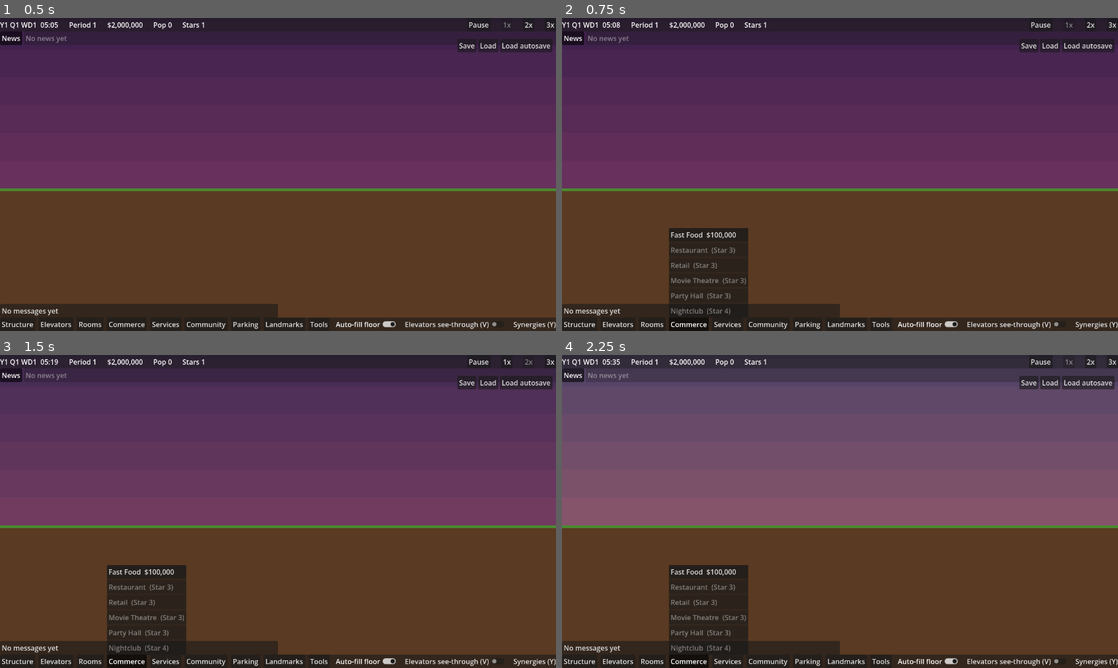
Above: before the commit, frames 1-4 (two rows, left to right).
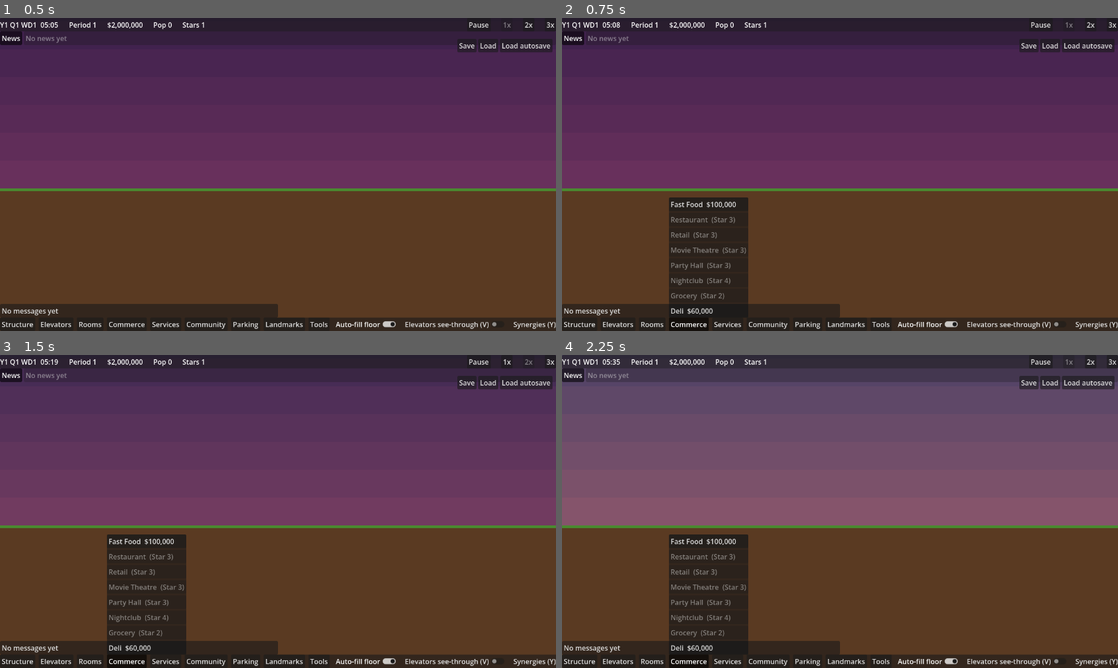
Above: after the commit, the same moments.

Repository: evidencelacking/TowerGame
Game: Godot game, scene res://scenes/main.tscn
Same seed, same stepped clock (60 frames per second), same inputs: the game is played once before the commit and once after it.
Inputs:
- Up to frame 1 (0.5 s): no input
- Up to frame 2 (0.75 s): click "Commerce" at 0.5 s
- Up to frame 3 (1.5 s): click "2x" at 1.25 s
- Up to frame 4 (2.25 s): click "1x" at 2 s

Frame 1 is identical in both runs. In frame 2, 2.0% of the frame differs, in the area x 19-34%, y 57-96%; in frame 3, 2.0%; in frame 4, 2.0%.

Commit message:
Everyday shops: grocery for residents, deli open early and late, no-grocery complaint (refs #322)
Co-Authored-By: Claude Sonnet 5.5 <noreply@anthropic.com>

Diff:
--- a/scripts/sim/commerce.gd
+++ b/scripts/sim/commerce.gd
@@ -74,6 +74,12 @@
 	[DECK_AFTERNOON, DECK_WINDOW, DECK_PERCENT, "observation_deck"],
 	[DECK_SUNSET, DECK_WINDOW, DECK_SUNSET_PERCENT, "observation_deck"],
 	[DECK_NIGHT, DECK_WINDOW, DECK_NIGHT_PERCENT, "observation_deck"],
+	[DELI_BREAKFAST, DELI_BREAKFAST_WINDOW, DELI_BREAKFAST_PERCENT, "deli"],
+	[GROCERY_MORNING, GROCERY_MORNING_WINDOW, GROCERY_MORNING_PERCENT, "grocery"],
+	[DELI_MORNING, DELI_BREAK_WINDOW, DELI_MORNING_PERCENT, "deli"],
+	[DELI_AFTERNOON, DELI_BREAK_WINDOW, DELI_AFTERNOON_PERCENT, "deli"],
+	[GROCERY_EVENING, GROCERY_EVENING_WINDOW, GROCERY_EVENING_PERCENT, "grocery"],
+	[DELI_LATE, DELI_LATE_WINDOW, DELI_LATE_PERCENT, "deli"],
 ]
 
 ## Our own kinds (M13, #291), all unverified tunables. A gym is busy before work, at the break and
@@ -122,6 +128,26 @@
 const DECK_PERCENT := 3
 const DECK_SUNSET_PERCENT := 8
 const DECK_NIGHT_PERCENT := 6
+## Everyday shops (#322, our own design, unverified). A grocery serves residents (people whose home is a condo or a hotel
+## room) in a morning and an after-work wave; a deli is for everyone: breakfast, two breaks and a late snack.
+const GROCERY_MORNING := 480  ## 08:00.
+const GROCERY_MORNING_WINDOW := 90
+const GROCERY_MORNING_PERCENT := 6
+const GROCERY_EVENING := 1050  ## 17:30.
+const GROCERY_EVENING_WINDOW := 120
+const GROCERY_EVENING_PERCENT := 20
+const DELI_BREAKFAST := 390  ## 06:30.
+const DELI_BREAKFAST_WINDOW := 60
+const DELI_BREAKFAST_PERCENT := 10
+const DELI_MORNING := 630  ## 10:30.
+const DELI_MORNING_PERCENT := 8
+const DELI_AFTERNOON := 900  ## 15:00.
+const DELI_AFTERNOON_PERCENT := 6
+const DELI_BREAK_WINDOW := 30
+const DELI_LATE := 1320  ## 22:00.
+const DELI_LATE_WINDOW := 60
+const DELI_LATE_PERCENT := 5
+const WHO_RESIDENTS := "residents"
 const WHO_ADULTS := "adults"
 const WHO_ALL := "all"
 const WHO_CHILDREN := "children"
@@ -216,6 +242,18 @@
 		"tiers": [[0, -2000], [20, 3000], [40, 6000], [80, 10000]],
 		"food": ["Telescopes", "City view", "Sunset deck", "Night skyline", "Photo spot"],
 	},
+	# Grocery (#322): 30 places, 20 minute shops, residents only; the 3 staff make an empty day lose $3,000.
+	"grocery": {
+		"seats": 30, "linger_minutes": 20, "grade_cap": 40, "grade_a": 30, "grade_b": 15, "who": WHO_RESIDENTS,
+		"tiers": [[0, -3000], [15, 2500], [30, 5000], [60, 8000]],
+		"food": ["Fresh produce", "Dairy", "Bakery", "Frozen", "Household"],
+	},
+	# Deli (#322): 10 places, 10 minute stops, everyone; the 1 staff make an empty day lose $1,000.
+	"deli": {
+		"seats": 10, "linger_minutes": 10, "grade_cap": 30, "grade_a": 20, "grade_b": 10,
+		"tiers": [[0, -1000], [10, 1200], [20, 2500], [40, 4000]],
+		"food": ["Breakfast rolls", "Sandwiches", "Coffee", "Snacks", "Newspapers"],
+	},
 	# Clinic (#291): 6 consulting seats, 20 minute visits; only the unwell (low mood) come.
 	"clinic": {
 		"seats": 6, "linger_minutes": 20, "grade_cap": 20, "grade_a": 16, "grade_b": 8, "who": WHO_LOW_MOOD,
@@ -405,6 +443,8 @@
 		if who == WHO_LOW_MOOD and people.mood_of(i) >= CLINIC_MOOD_BELOW:
 			continue
 		var home := people.home_of(i)
+		if who == WHO_RESIDENTS and not (home != PeopleScript.NONE and rooms.has_room(home) and (rooms.kind_of(home) == "condo" or HotelScript.is_hotel_kind(rooms.kind_of(home)))):
+			continue
 		var guest := kind == "restaurant" and home != PeopleScript.NONE and rooms.has_room(home) and HotelScript.is_hotel_kind(rooms.kind_of(home))
 		if rng.next_below(100) >= (GUEST_PERCENT if guest else percent):
 			continue
--- a/scripts/sim/complaints.gd
+++ b/scripts/sim/complaints.gd
@@ -30,11 +30,14 @@
 const DISTANCE := 2
 const RENT := 3
 const UNREACHED := 4
+const NO_GROCERY := 5
 
 ## Priority order of the reasons: first match is the main one.
-const PRIORITY: Array[int] = [NOISE, DISTANCE, RENT, UNREACHED]
+const PRIORITY: Array[int] = [NOISE, DISTANCE, RENT, UNREACHED, NO_GROCERY]
 
 const NOISE_FROM := 3  ## Noise level at or above this is a complaint (unverified, tunable).
+## A tower with this many condos and no grocery store gives every condo a complaint (#322, our own design, tunable).
+const GROCERY_NEEDED_FROM := 10
 const DISTANCE_FROM := PeopleScript.UNEASY_FROM  ## Travel stress at or above this is a complaint (unverified, tunable).
 
 var _grades: GradesScript
@@ -74,7 +77,21 @@
 			return _rent.stress_offset(_rooms, room) > 0
 		UNREACHED:
 			return hotel != null and hotel.unreached(room)
+		NO_GROCERY:
+			return _rooms.kind_of(room) == "condo" and lacks_grocery()
 	return false
+
+
+## True when the tower has enough condos to want a grocery store and has none.
+func lacks_grocery() -> bool:
+	var condos := 0
+	for id in _rooms.room_ids():
+		var kind := _rooms.kind_of(id)
+		if kind == "grocery":
+			return false
+		if kind == "condo":
+			condos += 1
+	return condos >= GROCERY_NEEDED_FROM
 
 
 ## Every reason that applies, most important first. Empty for a content or ungraded room.
@@ -103,4 +120,6 @@
 			return "Rent too high"
 		UNREACHED:
 			return "Guests could not reach the room"
+		NO_GROCERY:
+			return "No grocery store in the tower"
 	return ""
--- a/scripts/sim/names.gd
+++ b/scripts/sim/names.gd
@@ -46,6 +46,8 @@
 	"gym": [["Desk Attendant", "Trainee Coach"], ["Personal Trainer", "Coach", "Instructor"], ["Head Coach", "Gym Manager"]],
 	"daycare": [["Helper", "Trainee Carer"], ["Childminder", "Nursery Nurse", "Play Leader"], ["Head Carer", "Nursery Manager"]],
 	"nightclub": [["Cloakroom Attendant", "Glass Collector"], ["Barman", "Bouncer", "DJ"], ["Head Barman", "Club Manager"]],
+	"grocery": [["Shelf Stocker", "Bagger"], ["Cashier", "Produce Clerk"], ["Store Manager", "Head Grocer"]],
+	"deli": [["Counter Hand", "Dishwasher"], ["Sandwich Maker", "Deli Clerk"], ["Deli Owner", "Head Counter"]],
 	"observation_deck": [["Ticket Clerk", "Telescope Attendant"], ["Guide", "Deck Host"], ["Deck Manager", "Head of Visitor Experience"]],
 	"coworking": [["Front Desk Assistant", "Trainee Host"], ["Community Host", "Events Coordinator"], ["Space Manager", "Head of Community"]],
 	"clinic": [["Receptionist", "Trainee Nurse"], ["Nurse", "GP", "Physiotherapist"], ["Senior GP", "Practice Manager"]],
--- a/scripts/sim/noise.gd
+++ b/scripts/sim/noise.gd
@@ -20,7 +20,7 @@
 ## Noise a source makes right beside a room (distance 0). Offices, commercial, communal.
 const SOURCES: Dictionary = {
 	"office": 3, "fast_food": 4, "restaurant": 5, "retail": 3,
-	"movie_theatre": 6, "party_hall": 8, "nightclub": 9,
+	"movie_theatre": 6, "party_hall": 8, "nightclub": 9, "deli": 2,
 }
 ## Kinds that can be disturbed: residential and hotel rooms.
 const SENSITIVE: Array[String] = ["condo", "hotel_single", "hotel_twin", "hotel_suite"]
--- a/scripts/sim/room_catalogue.gd
+++ b/scripts/sim/room_catalogue.gd
@@ -63,6 +63,7 @@
 	"express_shaft", "express_car", "hotel_twin", "hotel_suite", "restaurant", "retail",
 	"movie_theatre", "party_hall", "medical", "recycling", "parking_ramp", "parking_space",
 	"metro", "cathedral", "gym", "daycare", "clinic", "nightclub", "coworking", "observation_deck",
+	"grocery", "deli",
 ]
 
 const _ROWS: Dictionary = {
@@ -178,6 +179,13 @@
 	"observation_deck": {"upkeep": 6000, "staff": 2, "width": 32, "height": 1, "cost": 800000, "per_unit": false, "star": 4,
 		"removable": true, "placement": PLACE_ABOVE_GROUND, "limit": 0,
 		"limit_group": "", "limit_scope": "tower"},
+	# Everyday shops (#322, our own design). A grocery serves the tower's households; a deli is the small early-and-late shop.
+	"grocery": {"staff": 3, "width": 20, "height": 1, "cost": 180000, "per_unit": false, "star": 2,
+		"removable": true, "placement": PLACE_ANYWHERE, "limit": 0,
+		"limit_group": "", "limit_scope": "tower"},
+	"deli": {"staff": 1, "width": 8, "height": 1, "cost": 60000, "per_unit": false, "star": 1,
+		"removable": true, "placement": PLACE_ANYWHERE, "limit": 0,
+		"limit_group": "", "limit_scope": "tower"},
 }
 
 
--- a/scripts/sim/rooms.gd
+++ b/scripts/sim/rooms.gd
@@ -92,7 +92,7 @@
 const CARS_BY_STAR: Array[int] = [2, 4, 8, 8, 8]
 const SHAFT_FLOOR_LIMIT := 30  ## Local and service shafts span at most this many floors (I, K).
 
-const PLACEABLE: Array[String] = ["office", "condo", "fast_f …(201 unchanged characters)… "coworking", "metro", "observation_deck"]
+const PLACEABLE: Array[String] = ["office", "condo", "fast_f …(201 unchanged characters)… "coworking", "metro", "observation_deck", "grocery", "deli"]
 ## Rooms two floors tall. Their grid run is on the lower (deeper) floor under the room's id, and the
 ## upper floor is a second grid occupant under id + 1 that is not a room of its own (see room_of).
 const TALL_KINDS: Array[String] = ["recycling"]
--- a/scripts/sim/synergy.gd
+++ b/scripts/sim/synergy.gd
@@ -57,6 +57,7 @@
 	["observation_deck", "hotel_single", MOOD, 3, 10, ANY],
 	["observation_deck", "hotel_twin", MOOD, 3, 10, ANY],
 	["observation_deck", "hotel_suite", MOOD, 3, 10, ANY],
+	["grocery", "condo", MOOD, 3, 6, ANY],
 	["nightclub", "condo", MOOD, -6, 2, ANY],
 	["nightclub", "hotel_single", MOOD, -6, 2, ANY],
 	["nightclub", "hotel_twin", MOOD, -6, 2, ANY],
--- a/scripts/view/recipes_batch_3.gd
+++ b/scripts/view/recipes_batch_3.gd
@@ -79,4 +79,27 @@
 			"spots": [[14, 28]]}],
 		"spots": [[-10, 28, "r"]],
 	}
+	# Grocery: rows of shelving with produce crates in front, a checkout counter at the back.
+	out["grocery"] = {
+		"hue": "shop", "look": "full",
+		"fixed": [
+			[-64, 20, 20, 10, "furn", "r"], [-62, 16, 16, 4, "gold", "r"], [-26, 22, 18, 8, "furn", "r"], [-24, 18, 14, 4, "lamp", "r"],
+		],
+		"repeats": [{"pad": 8, "every": 30, "lo": 0, "hi": 24, "reserve": 40, "shapes": [
+			[0, 8, 18, 2, "furn"], [0, 14, 18, 2, "furn"], [0, 20, 18, 2, "furn"], [2, 24, 4, 4, "green"], [8, 24, 4, 4, "red"], [14, 24, 4, 4, "gold"]],
+			"spots": [[10, 28]]}],
+		"spots": [[-40, 28, "r"]],
+	}
+	# Deli: a long counter with a glass case, hanging lamps and a menu board.
+	out["deli"] = {
+		"hue": "food", "look": "full",
+		"fixed": [
+			[-30, 21, 26, 9, "furn", "r"], [-29, 15, 24, 6, "white", "r"], [-28, 16, 22, 4, "lamp", "r"],
+			[-30, 5, 12, 6, "furn", "r"], [-14, 6, 8, 1, "gold", "r"], [-14, 8, 8, 1, "gold", "r"],
+		],
+		"repeats": [{"pad": 4, "every": 16, "lo": 0, "hi": 12, "reserve": 20, "shapes": [
+			[0, 8, 3, 18, "furn"], [4, 8, 3, 18, "furn"], [0, 14, 7, 2, "gold"], [0, 20, 7, 2, "gold"]],
+			"spots": [[3, 28]]}],
+		"spots": [[-18, 28, "r"]],
+	}
 	return out
--- a/scripts/view/room_info.gd
+++ b/scripts/view/room_info.gd
@@ -15,7 +15,7 @@
 ## Bar colours by grade: A blue, B yellow, C red (the three colours of the reference).
 const GRADE_COLORS: Array[Color] = [Color(0.25, 0.65, 0.95), Color(0.95, 0.80, 0.20), Color(0.85, 0.15, 0.15)]
 ## Kinds graded by customers (food and shops) rather than stress.
-const CUSTOMER_KINDS: Array[String] = ["restaurant", "fast_food", "retail", "gym", "daycare", "clinic", "nightclub", "coworking", "observation_deck"]
+const CUSTOMER_KINDS: Array[String] = ["restaurant", "fast_food", "retail", "gym", "daycare", "clinic", "nightclub", "coworking", "observation_deck", "grocery", "deli"]
 
 
 ## The floor number of a world-space y, or 0 if outside the tower.
--- a/scripts/view/room_look.gd
+++ b/scripts/view/room_look.gd
@@ -38,6 +38,8 @@
 const NIGHTCLUB_COLOR := Color(0.36, 0.20, 0.52)
 const COWORKING_COLOR := Color(0.86, 0.80, 0.62)
 const DECK_COLOR := Color(0.40, 0.66, 0.84)
+const GROCERY_COLOR := Color(0.52, 0.72, 0.42)
+const DELI_COLOR := Color(0.88, 0.70, 0.40)
 const RECYCLING_COLOR := Color(0.45, 0.65, 0.40)
 const IDLE_TINT := Color(0.52, 0.55, 0.50)
 const RUBBISH_COLOR := Color(0.45, 0.33, 0.20, 0.85)
@@ -52,7 +54,7 @@
 const SHADE := Color(0, 0, 0, 0.45)
 const INK := Color(0.10, 0.08, 0.08)
 
-const KINDS: Array[String] = ["hotel_single", "hotel_twin", "hotel_suite", "housekeeping", "fast_food", "restaurant", "retail", "security", "medical", "recycling", "parking_ramp", "parking_space", "gym", "daycare", "clinic", "nightclub", "coworking", "observation_deck"]
+const KINDS: Array[String] = ["hotel_single", "hotel_twin", "hotel_suite", "housekeeping", "fast_food", "restaurant", "retail", "security", "medical", "recycling", "parking_ramp", "parking_space", "gym", "daycare", "clinic", "nightclub", "coworking", "observation_deck", "grocery", "deli"]
 
 
 static func handles(kind: String) -> bool:
@@ -77,6 +79,8 @@
 		"nightclub": return NIGHTCLUB_COLOR
 		"coworking": return COWORKING_COLOR
 		"observation_deck": return DECK_COLOR
+		"grocery": return GROCERY_COLOR
+		"deli": return DELI_COLOR
 		"parking_ramp": return RAMP_COLOR
 		"parking_space": return SPACE_COLOR
 	return Color(0.85, 0.2, 0.85)
--- a/scripts/view/toolbar.gd
+++ b/scripts/view/toolbar.gd
@@ -19,7 +19,7 @@
 	["Structure", ["lobby", "floor", "stairs", "escalator"]],
 	["Elevators", ["local_shaft", "local_car", "service_shaft", "service_car", "express_shaft", "express_car"]],
 	["Rooms", ["office", "condo", "hotel_single", "hotel_twin", "hotel_suite", "coworking"]],
-	["Commerce", ["fast_food", "restaurant", "retail", "movie_theatre", "party_hall", "nightclub"]],
+	["Commerce", ["fast_food", "restaurant", "retail", "movie_theatre", "party_hall", "nightclub", "grocery", "deli"]],
 	["Services", ["housekeeping", "security", "medical", "recycling", "clinic"]],
 	["Community", ["gym", "daycare"]],
 	["Parking", ["parking_ramp", "parking_space"]],
--- /dev/null
+++ b/tests/test_everyday_shops.gd
@@ -0,0 +1,120 @@
+extends RefCounted
+## Everyday shops (#322, our own design): grocery and deli. Catalogue rows, who shops and when (the grocery serves
+## residents only, the deli everyone), the income tiers, the no-grocery complaint, the mood synergy and the settled
+## day. No reference values, so the numbers are the tunables posted on the issue.
+
+const TowerSim := preload("res://scripts/sim/tower.gd")
+const Commerce := preload("res://scripts/sim/commerce.gd")
+const Catalogue := preload("res://scripts/sim/room_catalogue.gd")
+const Names := preload("res://scripts/sim/names.gd")
+const Clock := preload("res://scripts/sim/clock.gd")
+const Rooms := preload("res://scripts/sim/rooms.gd")
+const People := preload("res://scripts/sim/people.gd")
+const Grades := preload("res://scripts/sim/grades.gd")
+const Synergy := preload("res://scripts/sim/synergy.gd")
+const Complaints := preload("res://scripts/sim/complaints.gd")
+const TestNewKinds := preload("res://tests/test_new_kinds.gd")
+
+const KINDS: Array[String] = ["grocery", "deli"]
+
+
+## Lobby on floors 1-2 (columns 100-299) and floor 3 above it: a grocery (if asked) at 100, a deli, then the condos,
+## joined to the lobby by stairs.
+static func _tower(condos: int, with_grocery: bool) -> TowerSim:
+	var t := TowerSim.new(42, 100000000)
+	t.floors.build_lobby(t.ledger, 0, 1, 100, 299, 2)
+	t.floors.fill_span(3, 100, 299)
+	var x := 100
+	var kinds: Array[String] = []
+	if with_grocery:
+		kinds.append("grocery")
+	kinds.append("deli")
+	for k in condos:
+		kinds.append("condo")
+	for kind: String in kinds:
+		var refusal := t.rooms.place_room(t.grid, t.floors, t.ledger, 0, Catalogue.IDS.find(kind), 3, x)
+		assert(refusal == 0, "%s places, refusal %d" % [kind, refusal])
+		x += int(Catalogue.field(kind, "width"))
+	t.rooms.place_stairs(t.grid, t.floors, t.ledger, 0, 1, 100)
+	t.rooms.place_stairs(t.grid, t.floors, t.ledger, 0, 2, 104)
+	return t
+
+
+## n people inside the tower, each living in the given room (or nowhere for NONE).
+static func _inside_at(t: TowerSim, n: int, home: int) -> void:
+	for k in n:
+		var id := t.people.add_person(home, People.NONE, t.rng)
+		t.people.start_trip(t.people.index_of(id), 600)
+
+
+static func _serve(t: TowerSim, kind: String, window: int) -> void:
+	t.commerce._serve(kind, window, 100, t.floors, t.rooms, t.grid, t.people, t.tenancy, t.rng, Clock.WD1, 600, t.life)
+
+
+static func run(check: Callable) -> void:
+	check.call(Catalogue.IDS.find("grocery") >= 0 and Catalogue.IDS.find("deli") == Catalogue.IDS.find("grocery") + 1, "everyday: grocery and deli are in the catalogue")
+	for kind: String in KINDS:
+		var row: Dictionary = Catalogue.row(kind)
+		check.call(not row.is_empty() and int(row["staff"]) >= 1 and int(row["cost"]) > 0 and int(row["width"]) >= 8, "%s: has cost, width and staff" % kind)
+		check.call(Rooms.PLACEABLE.has(kind), "%s is placeable" % kind)
+		check.call(Commerce.is_shop(kind) and Commerce.has_sales(kind), "%s trades like a shop and sells for its own income" % kind)
+		check.call(Names.TITLES.has(kind) and (Names.TITLES[kind] as Array).size() == 3, "%s has job titles for three age bands" % kind)
+		check.call(Commerce.food_of(kind, 0) != Commerce.food_of(kind, 1), "%s has several goods" % kind)
+		check.call(Commerce.income_for(kind, 0) < 0 and Commerce.income_for(kind, int(Commerce.PROFILES[kind]["grade_cap"])) > 0, "%s: empty loses money, full earns" % kind)
+	check.call(Catalogue.star("grocery") == 2 and Catalogue.star("deli") == 1, "everyday: the grocery is a star-2 kind, the deli star 1")
+	check.call(Catalogue.field("grocery", "width") > Catalogue.field("deli", "width") and Catalogue.cost("grocery") > Catalogue.cost("deli"), "everyday: the grocery is wider and dearer than the deli")
+	check.call(Commerce.income_for("grocery", 0) == -3000 and Commerce.income_for("deli", 0) == -1000, "everyday: an empty day loses the wages of 3 and 1 staff at $1,000")
+
+	# Hours: the deli is open early and late, the grocery morning and after work.
+	var deli_waves: Array[int] = []
+	var grocery_waves: Array[int] = []
+	var grocery_inside_day := true
+	for meal: Array in Commerce.MEALS:
+		if meal[3] == "deli":
+			deli_waves.append(meal[0])
+		if meal[3] == "grocery":
+			grocery_waves.append(meal[0])
+			grocery_inside_day = grocery_inside_day and meal[0] >= 360 and meal[0] + meal[1] <= 1320
+	check.call(deli_waves == [390, 630, 900, 1320], "deli: waves at 06:30, 10:30, 15:00 and 22:00 (%s)" % str(deli_waves))
+	check.call(grocery_waves == [480, 1050], "grocery: waves at 08:00 and 17:30 (%s)" % str(grocery_waves))
+	check.call(grocery_inside_day, "grocery: closed overnight")
+	check.call(Commerce.visitors_for("grocery", 5, Clock.WD1) == 0 and Commerce.visitors_for("deli", 5, Clock.WD1) == 0, "everyday: no outside visitors (these shops are for the tower's own people)")
+
+	# Residents only: of 40 people, 25 live in a condo and 15 live nowhere; only the 25 shop at the grocery.
+	var t := _tower(2, true)
+	var grocery := TestNewKinds._room(t, "grocery")
+	var deli := TestNewKinds._room(t, "deli")
+	var condo := TestNewKinds._room(t, "condo")
+	check.call(grocery >= 0 and deli >= 0 and condo >= 0, "everyday: grocery, deli and condo are placed")
+	_inside_at(t, 25, condo)
+	_inside_at(t, 15, People.NONE)
+	_serve(t, "grocery", Commerce.GROCERY_EVENING_WINDOW)
+	check.call(t.commerce.customers_today(grocery) == 25, "grocery: the 25 residents shop, the 15 others do not (%d)" % t.commerce.customers_today(grocery))
+	_serve(t, "deli", Commerce.DELI_LATE_WINDOW)
+	check.call(t.commerce.customers_today(deli) == 40, "deli: all 40 people stop by, residents and workers alike (%d)" % t.commerce.customers_today(deli))
+	check.call(t.commerce.customers_today(grocery) == 25, "deli: serves only the deli")
+	check.call(Commerce.seats_per_meal("grocery", Commerce.GROCERY_MORNING_WINDOW) == 120 and Commerce.seats_per_meal("deli", Commerce.DELI_BREAK_WINDOW) == 30, "everyday: seats per wave come from places, window and stay")
+
+	# The complaint: ten condos and no grocery complains; a grocery clears it; nine condos are too few.
+	var big := _tower(10, false)
+	check.call(big.complaint_reasons(TestNewKinds._room(big, "condo")).has(Complaints.NO_GROCERY), "complaints: ten condos and no grocery is a complaint")
+	check.call(Complaints.label(Complaints.NO_GROCERY) != "", "complaints: the missing grocery has words")
+	var fed := _tower(10, true)
+	check.call(not fed.complaint_reasons(TestNewKinds._room(fed, "condo")).has(Complaints.NO_GROCERY), "complaints: a grocery in the tower clears it")
+	var small := _tower(9, false)
+	check.call(not small.complaint_reasons(TestNewKinds._room(small, "condo")).has(Complaints.NO_GROCERY), "complaints: nine condos are too few to want one")
+	check.call(not big.complaint_reasons(TestNewKinds._room(big, "deli")).has(Complaints.NO_GROCERY), "complaints: only condos complain")
+
+	# The synergy: a grocery within six floors lifts a condo's mood by 3; none, no change.
+	var near := Synergy.mood_delta("condo", t.grid.run_of(condo), Synergy.others_of(t.grid, t.rooms))
+	check.call(near == 3, "grocery: a condo next to it gains 3 mood (%d)" % near)
+	var bare := _tower(2, false)
+	var bare_delta := Synergy.mood_delta("condo", bare.grid.run_of(TestNewKinds._room(bare, "condo")), Synergy.others_of(bare.grid, bare.rooms))
+	check.call(bare_delta == 0, "grocery: no grocery, no lift (%d)" % bare_delta)
+
+	# The settled day: 25 customers is a B (A needs 30), and a new day starts from zero.
+	t.commerce._settle(t.floors, t.rooms, t.grid, t.tenancy, t.ledger, t.messages, 0)
+	check.call(t.commerce.customers_last_day(grocery) == 25 and t.commerce.grade(t.rooms, grocery) == Grades.GRADE_B, "grocery: 25 customers settle as a B")
+	check.call(t.commerce.customers_last_day(deli) == 40 and t.commerce.grade(t.rooms, deli) == Grades.GRADE_A, "deli: 40 customers settle as an A")
+	check.call(t.commerce.customers_today(grocery) == 0, "everyday: a settled day starts a new count")
+	check.call(Commerce.valid_ints(t.commerce.state_ints()), "everyday: the saved state still validates")
--- a/tests/test_new_kinds.gd
+++ b/tests/test_new_kinds.gd
@@ -57,7 +57,7 @@
 
 static func run(check: Callable) -> void:
 	# Catalogue rows: our own numbers, kept in a sensible order against the existing kinds.
-	check.call(Catalogue.IDS.size() == 34 and Catalogue.IDS.find("gym") == 28 and Catalogue.IDS.find("daycare") == 29 and Catalogue.IDS.find("clinic") == 30, "kinds: gym, daycare and clinic follow the cathedral")
+	check.call(Catalogue.IDS.size() >= 34 and Catalogue.IDS.find("gym") == 28 and Catalogue.IDS.find("daycare") == 29 and Catalogue.IDS.find("clinic") == 30, "kinds: gym, daycare and clinic follow the cathedral")
 	for kind: String in KINDS:
 		var row: Dictionary = Catalogue.row(kind)
 		check.call(not row.is_empty() and int(row["staff"]) >= 3 and int(row["cost"]) > 0 and int(row["width"]) >= 8, "%s: has cost, width and staff" % kind)
--- a/tests/test_new_kinds_2.gd
+++ b/tests/test_new_kinds_2.gd
@@ -39,7 +39,7 @@
 
 
 static func run(check: Callable) -> void:
-	check.call(Catalogue.IDS.size() == 34 and Catalogue.IDS.find("nightclub") == 31 and Catalogue.IDS.find("coworking") == 32, "kinds 2: nightclub and co-working follow the clinic")
+	check.call(Catalogue.IDS.size() >= 34 and Catalogue.IDS.find("nightclub") == 31 and Catalogue.IDS.find("coworking") == 32, "kinds 2: nightclub and co-working follow the clinic")
 	for kind: String in KINDS:
 		var row: Dictionary = Catalogue.row(kind)
 		check.call(not row.is_empty() and int(row["staff"]) >= 2 and int(row["cost"]) > 0 and int(row["width"]) >= 8, "%s: has cost, width and staff" % kind)
--- a/tests/test_room_catalogue.gd
+++ b/tests/test_room_catalogue.gd
@@ -39,6 +39,8 @@
 	["nightclub", 250000, 4, true, 0, ""],
 	["coworking", 150000, 3, true, 0, ""],
 	["observation_deck", 800000, 4, true, 0, ""],
+	["grocery", 180000, 2, true, 0, ""],
+	["deli", 60000, 1, true, 0, ""],
 ]
 
 
--- a/tests/test_room_recipes.gd
+++ b/tests/test_room_recipes.gd
@@ -14,7 +14,7 @@
 const BATCH_2: Array[String] = ["fast_food", "restaurant", "retail", "movie_theatre", "party_hall", "medical", "security", "recycling", "parking_ramp", "parking_space", "metro", "cathedral"]
 
 
-const BATCH_3: Array[String] = ["gym", "daycare", "clinic", "nightclub", "coworking", "observation_deck"]
+const BATCH_3: Array[String] = ["gym", "daycare", "clinic", "nightclub", "coworking", "observation_deck", "grocery", "deli"]
 
 
 static func run(check: Callable) -> void:
--- a/tools/ui_test.gd
+++ b/tools/ui_test.gd
@@ -139,6 +139,10 @@
 	await _room_case("recycling", -2, 210)
 	await _room_case("metro", -1, 232)
 	await _room_case("observation_deck", 5, 160)  # the top floor of the test tower
+	x = 160
+	for kind: String in ["grocery", "deli"]:  # on floor 6, over the top-floor deck
+		await _room_case(kind, 6, x)
+		x += CatalogueScript.field(kind, "width")
 	for kind: String in CatalogueScript.IDS:
 		if kind in RoomsScript.PLACEABLE or kind in ["lobby", "floor", "stairs", "escalator"]:
 			continue
Not shown, added: tests/test_everyday_shops.gd.uid
